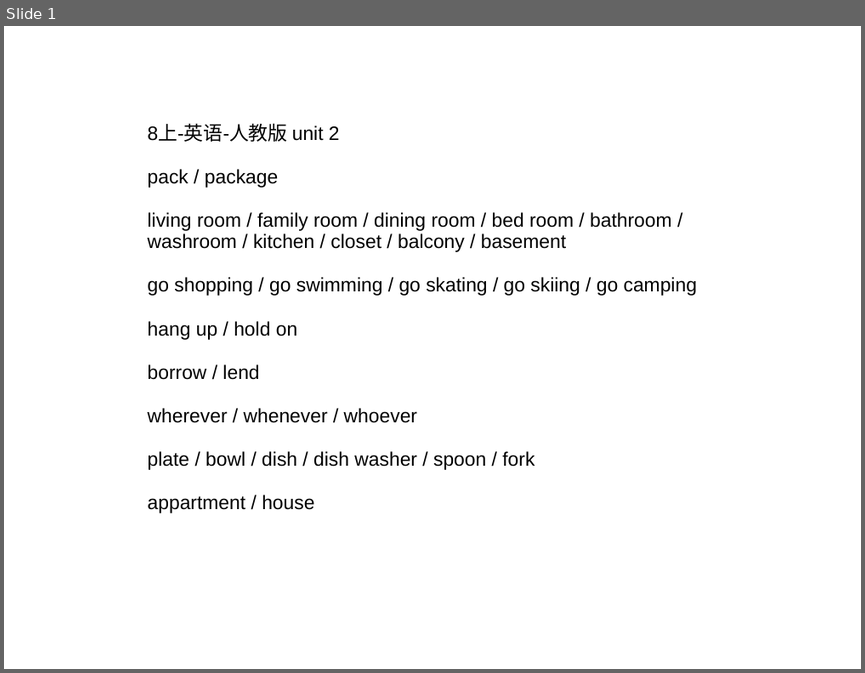
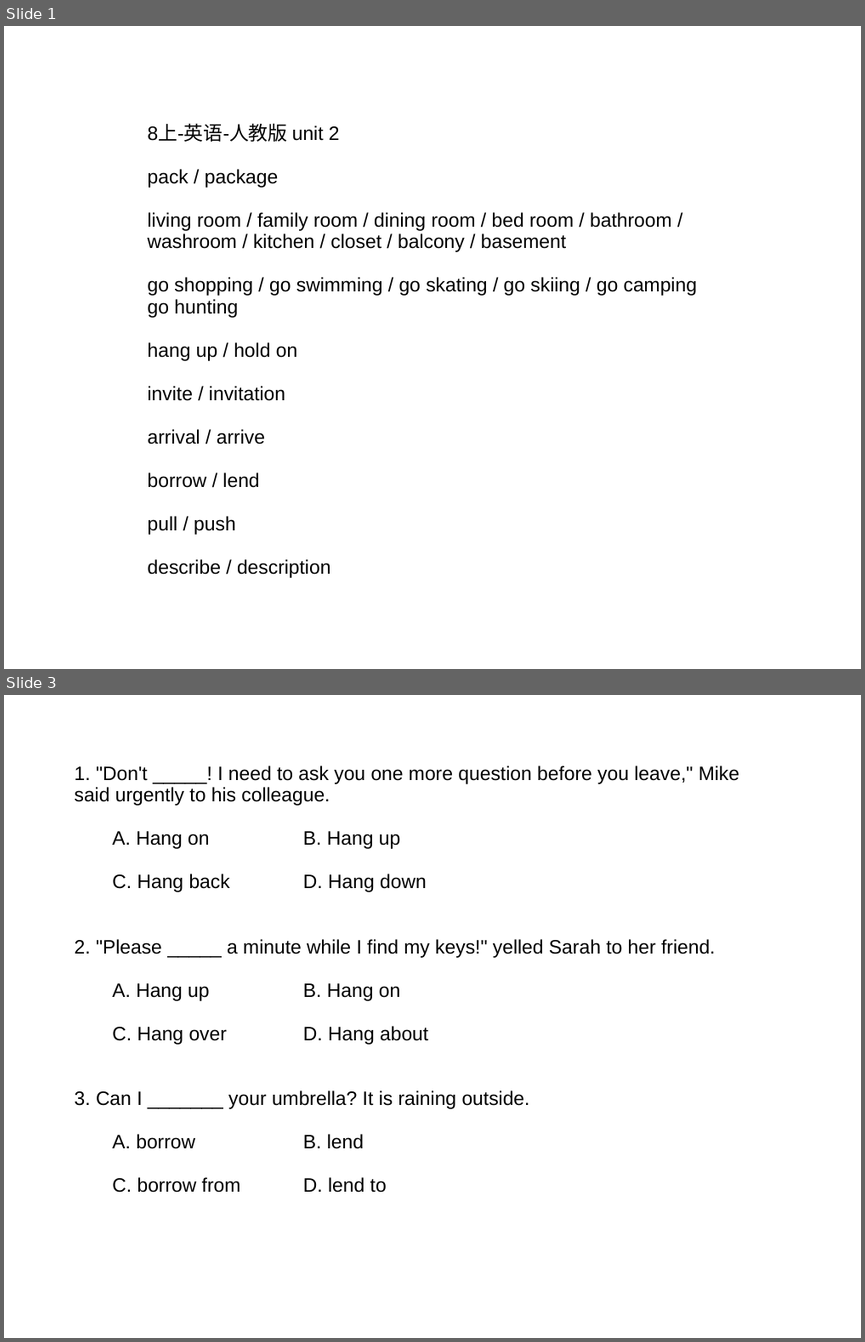
Before and after one commit to ericzhang/english-math, a slide deck: english/grade-8-上/8上英语人教版-unit-2-words.ppt. Shown one above the other, each under a label of ours: slide 1 before the commit, slides 1 and 3 after it; the slides between them are not shown. The pictures are 865x673 and 865x1342 pixels, drawn with LibreOffice and Linux fonts; fonts in the diff are those of the drawing. Boxes give left, top, right and bottom in pixels: in the first picture for what was removed or moved away, otherwise in the second. Text is boxed around its words. In the diff, an @@ line names an element or a change of style, - is before the commit and + after.

```diff
--- a/english/grade-8-上/8上英语人教版-unit-2-words.ppt
+++ b/english/grade-8-上/8上英语人教版-unit-2-words.ppt
@@ slide 3 added at box(4, 695, 861, 1338), background #FFFFFF @@
@@ text added at box(75, 766, 739, 1192), 18 pt, text #000000 @@
+1. "Don't _____! I need to ask you one more question before you leave," Mike said urgently to his colleague.
+A. Hang on B. Hang up
+C. Hang back D. Hang down
+2. "Please _____ a minute while I find my keys!" yelled Sarah to her friend.
+A. Hang up B. Hang on
+C. Hang over D. Hang about
+3. Can I _______ your umbrella? It is raining outside.
+A. borrow B. lend
+C. borrow from D. lend to
@@ slide 1 changed as well @@
@@ text at box(148, 299, 238, 318): paragraph added @@
+go hunting
@@ text at box(148, 386, 285, 444): paragraphs added @@
+invite / invitation
+arrival / arrive
@@ text at box(148, 516, 330, 578): text changed @@
-wherever / whenever / whoever
-plate / bowl / dish / dish washer / spoon / fork
-appartment / house
+pull / push
+describe / description
```
Also in this commit, not shown: 3 other slides added, 10 other files.
